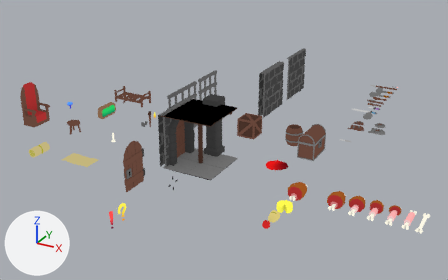
Before and after pictures for a commit that changed the Blender file blender/props.blend.
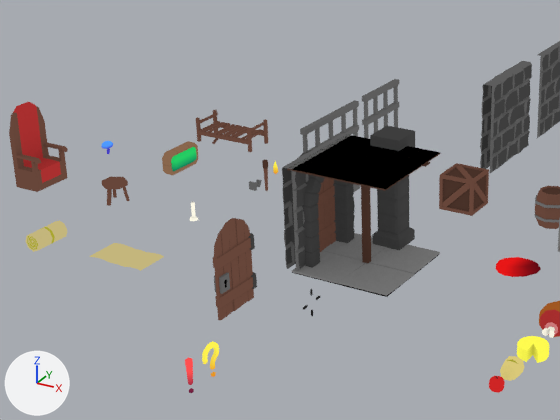
Each version is shown whole from a 50 mm lens placed at (5.32, -9.79, 4.95), pointed at (-0.23, 0.31, -0.1), then close up on the part from 4% to 67% of the width and 11% to 87% of the height. Lighting does not change. The marker at lower left points along +X, +Y and +Z.

The first close-up shows 'Bedroll2', 'BrickWall1', 'BrickWallHole1', 'BrickWallOnesided1', 'DoorFrame1', 'LockedDoor1', 'Pillar1', 'StoneTileGround1', 'Throne', 'WoodenCrate', 'WoodenDoor1', 'WoodenRoof1'.
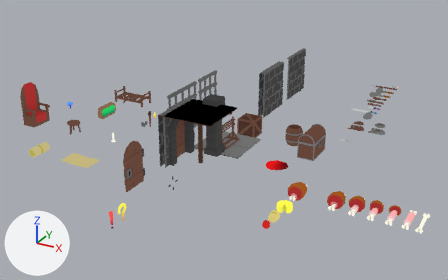
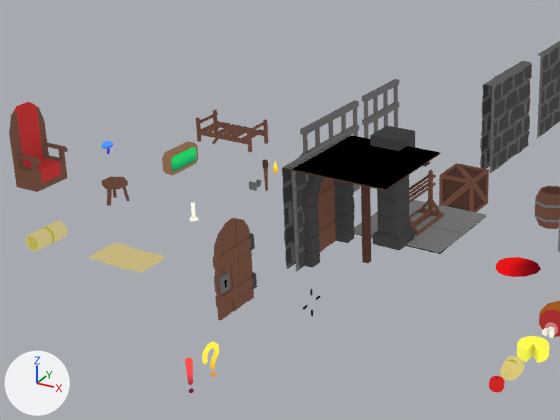
Commit message: Added weapon rack model

Patch to the scene script:
```diff
--- a/blender/props.blend.py
+++ b/blender/props.blend.py
@@ me_weaponrack @@
+me_weaponrack.from_pydata(...)  # 58 vertices, 38 faces, 1 loose edge; spans x -0.143..0.0, y 0.0..0.29, z -0.046..0.479
+me_weaponrack.materials.append(mat_previewmaterial)
@@ ob_stonetileground1 @@
 ob_stonetileground1 = bpy.data.objects.new('StoneTileGround1', me_stonetileground1)
-ob_stonetileground1.location = (0.0, -1.0, 0.0)
+ob_stonetileground1.location = (0.0, 0.0, 0.0)
@@ ob_weaponrack @@
+ob_weaponrack = bpy.data.objects.new('WeaponRack', me_weaponrack)
+ob_weaponrack.location = (0.0, 0.0, 0.0)
+_m = ob_weaponrack.modifiers.new('Mirror', 'MIRROR')
+_m.use_axis = (True, True, False)
+_m.use_clip = True
```

Location of each change, (x1, y1, x2, y2) in pixels of the close-ups (560 x 420 px):
'StoneTileGround1', moved: before (292, 233, 440, 297); after (354, 199, 486, 254)
'WeaponRack', added: after (409, 170, 444, 235)
